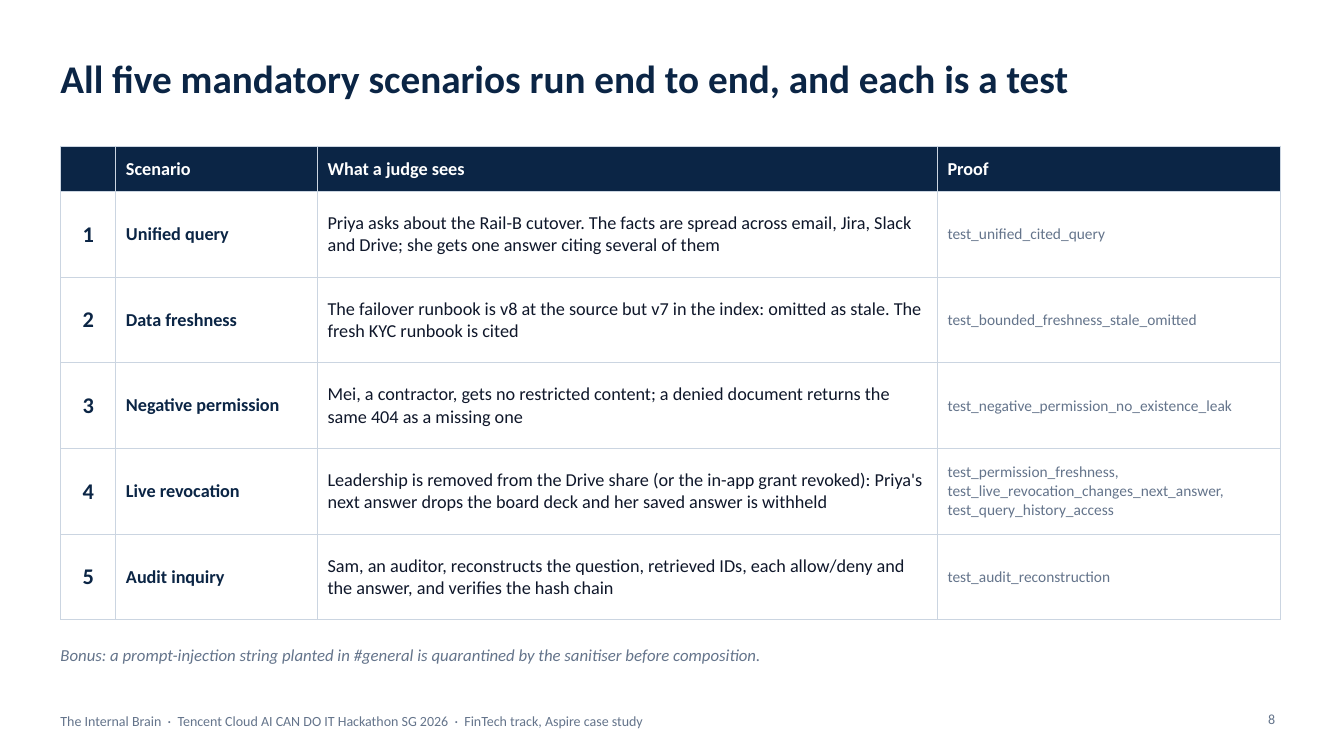
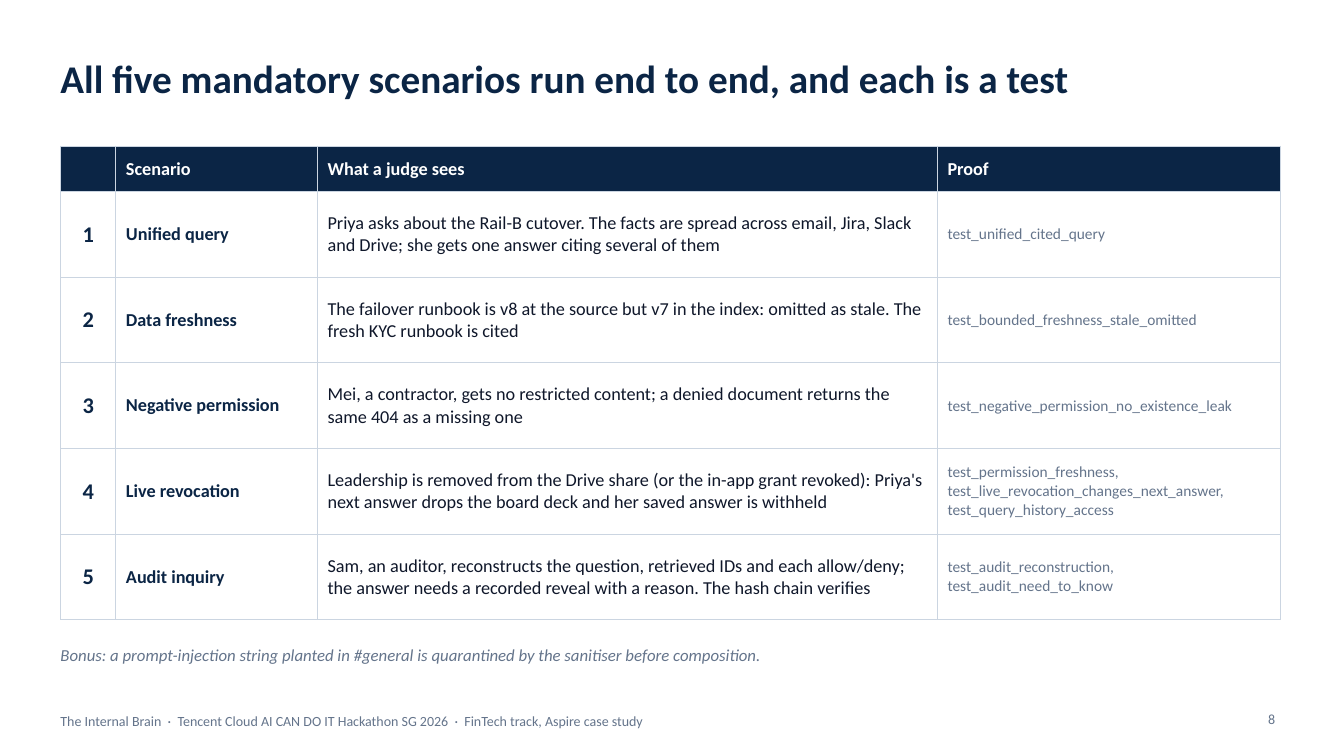
Before and after one commit to pavan2184/tencent-hack, a slide deck: slide 8 of docs/presentations/internal-brain-architecture.pptx. Drawn at 1344x756 pixels with LibreOffice and Linux fonts; fonts in the diff are those of the drawing. Boxes give left, top, right and bottom in pixels: in the first picture for what was removed or moved away, otherwise in the second. Text is boxed around its words. In the diff, an @@ line names an element or a change of style, - is before the commit and + after.

```diff
--- a/docs/presentations/internal-brain-architecture.pptx
+++ b/docs/presentations/internal-brain-architecture.pptx
@@ table at [60,146,1280,598] @@
-row 6, column 3: Sam, an auditor, reconstructs the question, retrieved IDs, each allow/deny and the answer, and verifies the hash chain
+row 6, column 3: Sam, an auditor, reconstructs the question, retrieved IDs and each allow/deny; the answer needs a recorded reveal with a reason. The hash chain verifies
-row 6, column 4: test_audit_reconstruction
+row 6, column 4: test_audit_reconstruction, test_audit_need_to_know
```
Also in this commit, not shown: 2 other slides changed, 1 other file.
